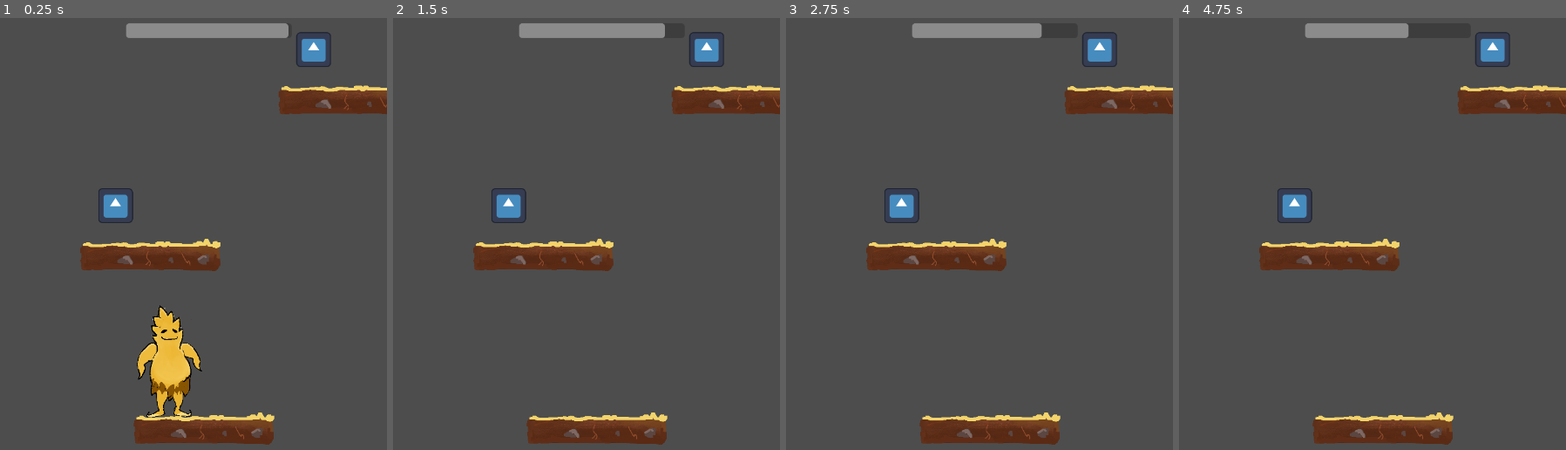
Above: before the commit, frames 1-4 (left to right).
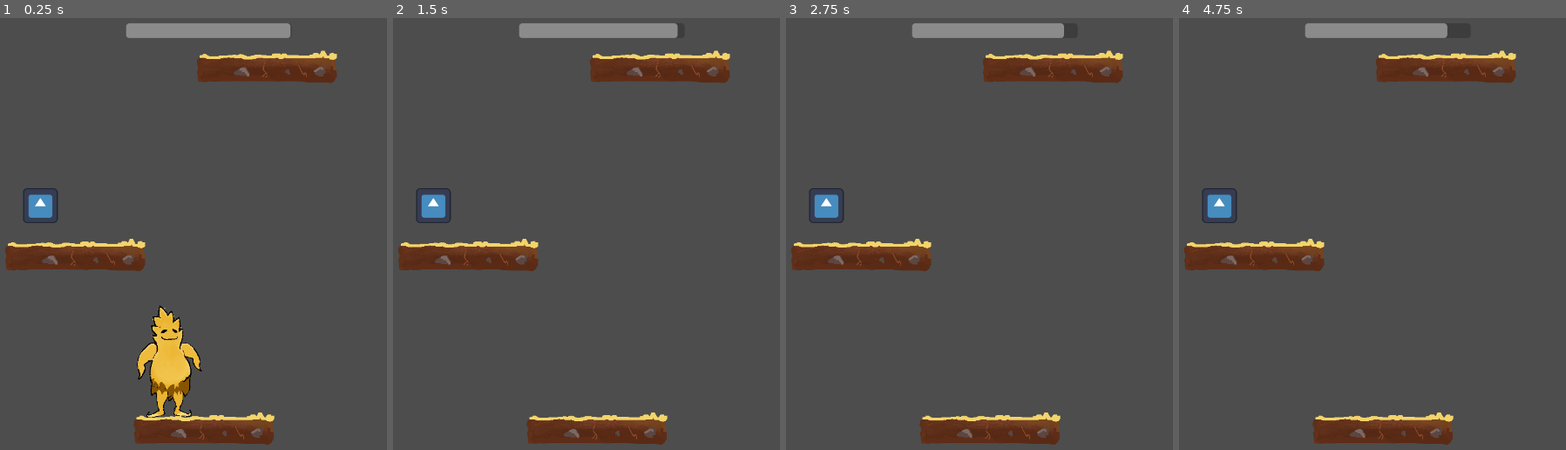
Above: after the commit, the same moments.

Repository: DannyIsYog/Trigo-Jump
Game: Godot game, scene res://Game/Scenes/game.tscn
Same seed, same stepped clock (60 frames per second), same inputs: the game is played once before the commit and once after it. The engine's default icon, where the game draws it, is replaced by a stand-in: a white triangle on a blue panel in a dark square.
Inputs:
- Up to frame 1 (0.25 s): no input
- Up to frame 2 (1.5 s): hold D (right) from 0.53 s (still down); tap Space (jump) at 0.77 s; tap Enter at 1.25 s
- Up to frame 3 (2.75 s): tap Space (jump) at 1.52, 2 s; release D (right) at 2.03 s; hold A (left) from 2.03 s (still down)
- Up to frame 4 (4.75 s): tap Enter at 2.75, 4.25 s; release A (left) at 2.78 s; hold D (right) 2.78-4.28 s; tap Space (jump) at 3.02, 3.5, 3.77, 4.52 s; hold A (left) from 4.28 s (still down)

The runs differ from the first frame. In frame 1, 7.6% of the frame differs, in the area x 1-100%, y 1-59%; in frame 2, 7.7%; in frame 3, 7.8%; in frame 4, 8.0%.

Commit message:
adjust stuff because of the new sizes

Diff:
--- a/Game/Scripts/game.gd
+++ b/Game/Scripts/game.gd
@@ -24,7 +24,7 @@
 
 		platform_spawn.progress_ratio = randf()
 		var first_platform = i == 0 and spawn_player
-		while not first_platform and abs(platform_spawn.position.x - last_platform_x) <= 64:
+		while not first_platform and abs(platform_spawn.position.x - last_platform_x) <= 200:
 			platform_spawn.progress_ratio = randf()
 
 		platform.position = platform_spawn.position
--- a/Objects/Scenes/player.tscn
+++ b/Objects/Scenes/player.tscn
@@ -118,7 +118,7 @@
 [node name="Player" type="Node2D"]
 script = ExtResource("1_0rie8")
 life = 100.0
-lifeLossPerSec = 8.0
+lifeLossPerSec = 3.0
 
 [node name="PlayerBody" type="CharacterBody2D" parent="."]
 disable_mode = 2
